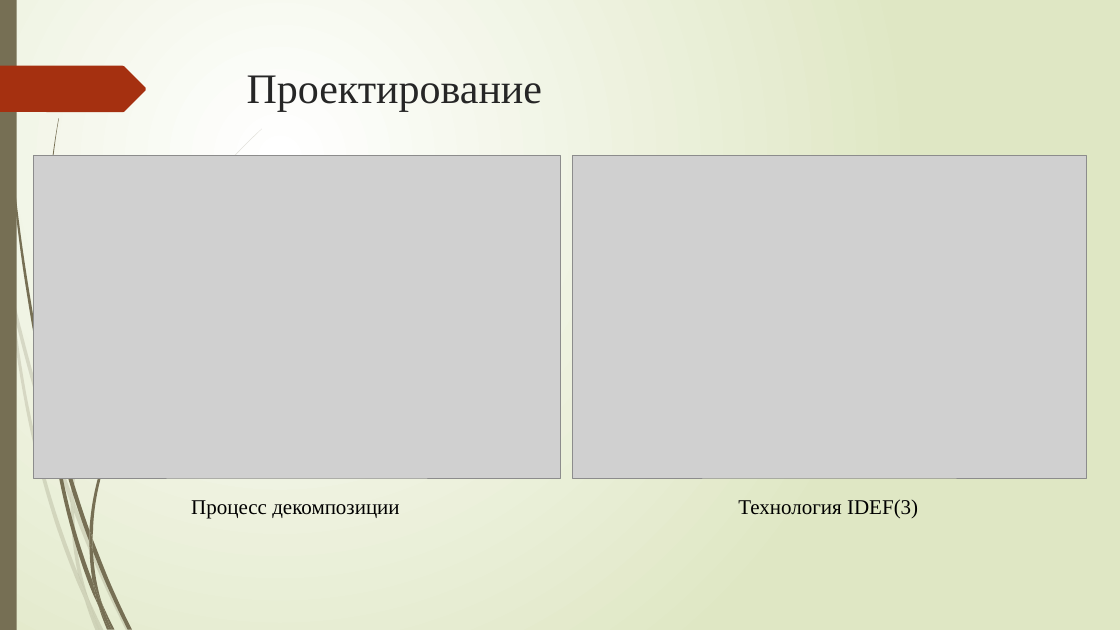
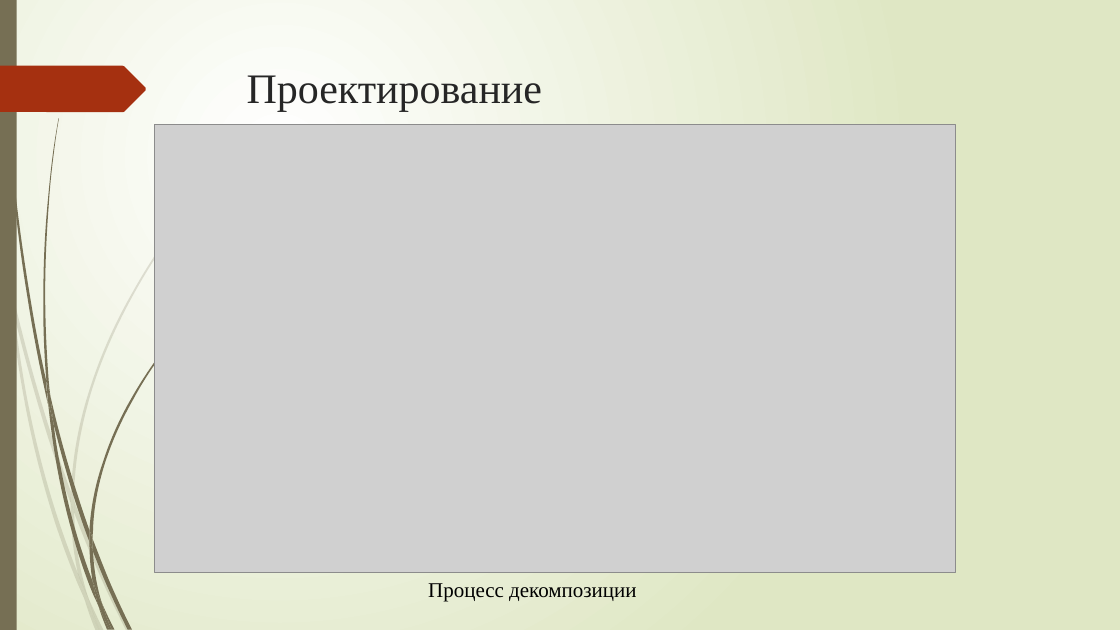
Before and after one commit to Renc345/kurs1, a slide deck: slide 4 of Стародубцев Максим.pptx (slide 3 before the commit). Drawn at 1120x630 pixels with LibreOffice and Linux fonts; fonts in the diff are those of the drawing; grey boxes stand for pictures. Boxes give left, top, right and bottom in pixels: in the first picture for what was removed or moved away, otherwise in the second. Text is boxed around its words. In the diff, an @@ line names an element or a change of style, - is before the commit and + after.

```diff
--- a/Стародубцев Максим.pptx
+++ b/Стародубцев Максим.pptx
@@ picture: place and size @@
-picture at [34, 155, 560, 478]
+picture at [155, 125, 955, 573]
@@ picture removed at [572, 155, 1086, 478] @@
@@ freeform shape added at [46, 377, 54, 424], fill #766F54 @@
@@ text removed at [738, 499, 918, 518] @@
-Технология IDEF(3)
@@ text "Процесс декомпозиции": place and size @@
-text "Процесс декомпозиции" at [191, 500, 399, 518]
+text "Процесс декомпозиции" at [428, 583, 636, 602]
```
Also in this commit, not shown: 4 other slides changed, 2 slides added.
